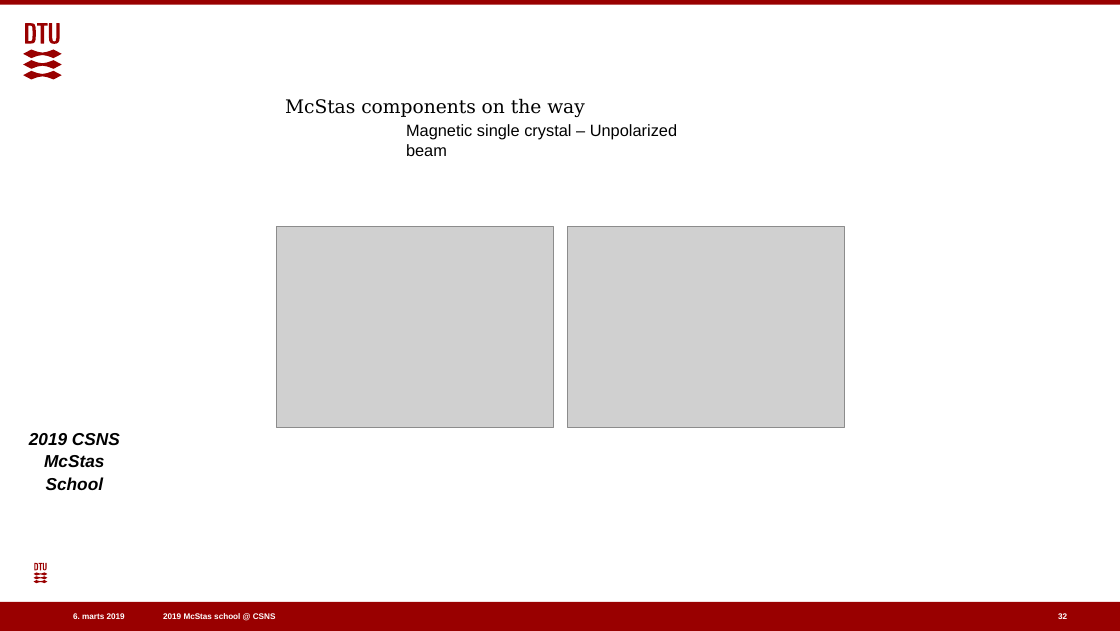
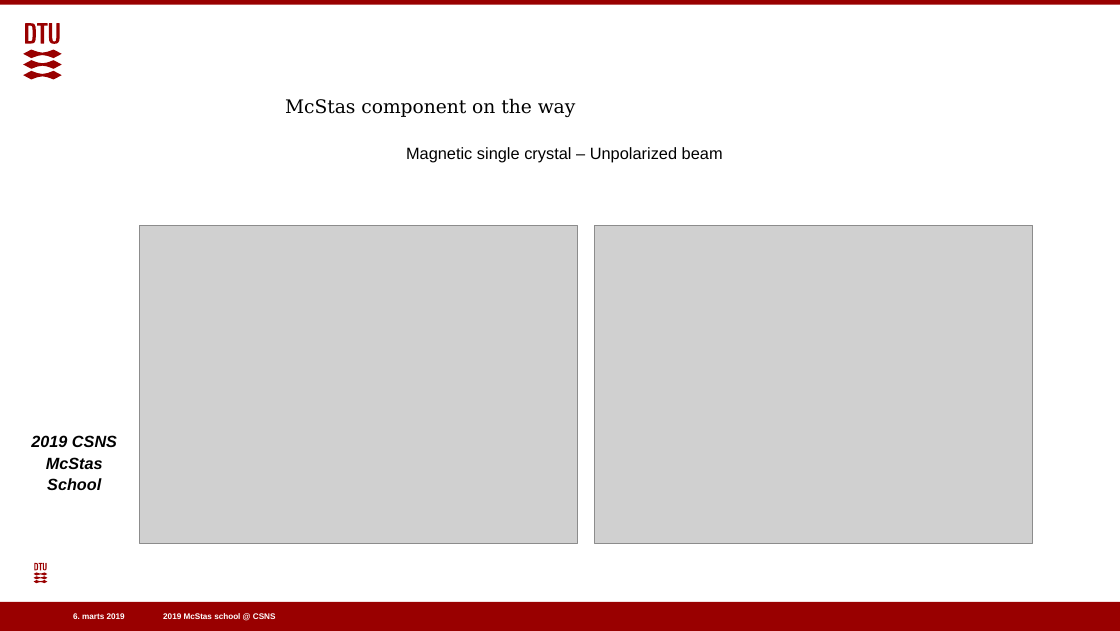
Before and after one commit to eddymaoui/Schools, a slide deck: slide 28 of CSNS_March_2019/5_Friday_March_29th/4_polarisation/Polarised_neutrons_in_McStas.pptx (slide 32 before the commit). Drawn at 1120x631 pixels with LibreOffice and Linux fonts; fonts in the diff are those of the drawing; grey boxes stand for pictures; background and template pictures are left out. Boxes give left, top, right and bottom in pixels: in the first picture for what was removed or moved away, otherwise in the second. Text is boxed around its words. In the diff, an @@ line names an element or a change of style, - is before the commit and + after.

```diff
--- a/CSNS_March_2019/5_Friday_March_29th/4_polarisation/Polarised_neutrons_in_McStas.pptx
+++ b/CSNS_March_2019/5_Friday_March_29th/4_polarisation/Polarised_neutrons_in_McStas.pptx
@@ text at (285,98,576,117): text changed @@
-McStas components on the way
+McStas component on the way
@@ text "Magnetic single crystal – Unpolarized ..." rewrapped from (406,124,677,156) to (406,147,723,163) @@
@@ picture: place and size @@
-picture at (276,226,553,427)
+picture at (139,225,577,543)
@@ picture: place and size @@
-picture at (568,226,845,427)
+picture at (594,225,1033,543)
@@ text "2019 CSNS McStas School" at (31,435,117,490): size 14.8 to 13.9 pt @@
@@ page number removed at (1058,613,1067,619) @@
-32
```
Also in this commit, not shown: 29 other slides changed, 1 slide added, 5 slides removed, 1 other file.
